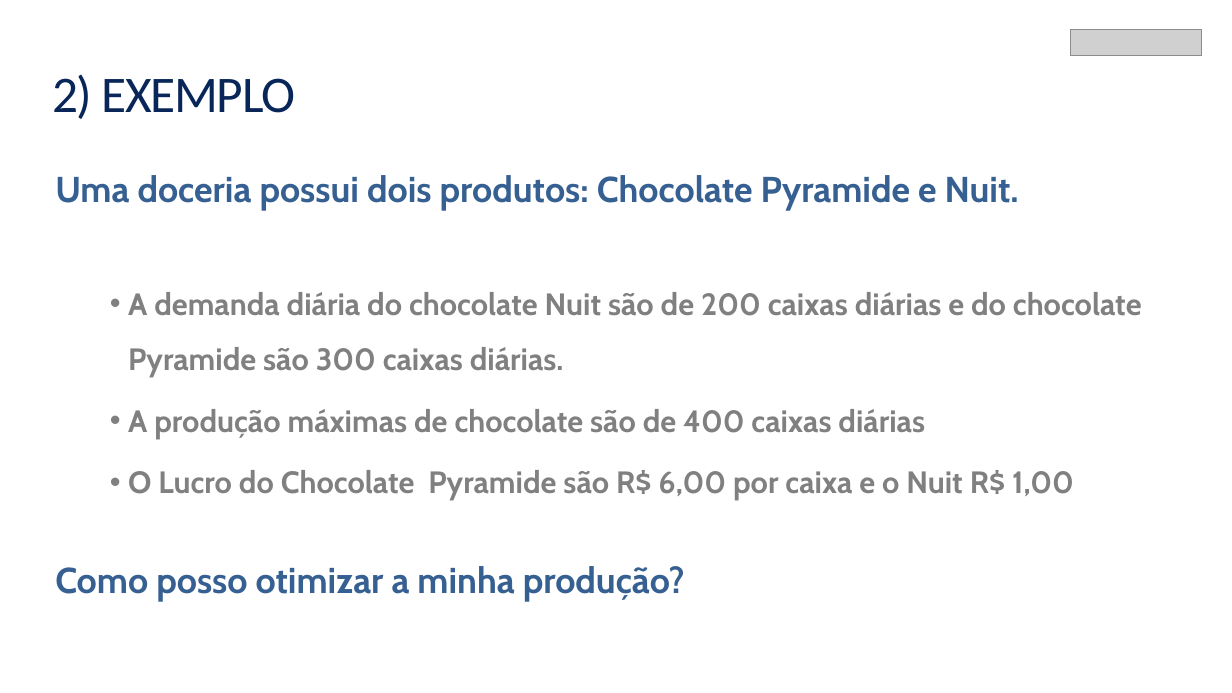
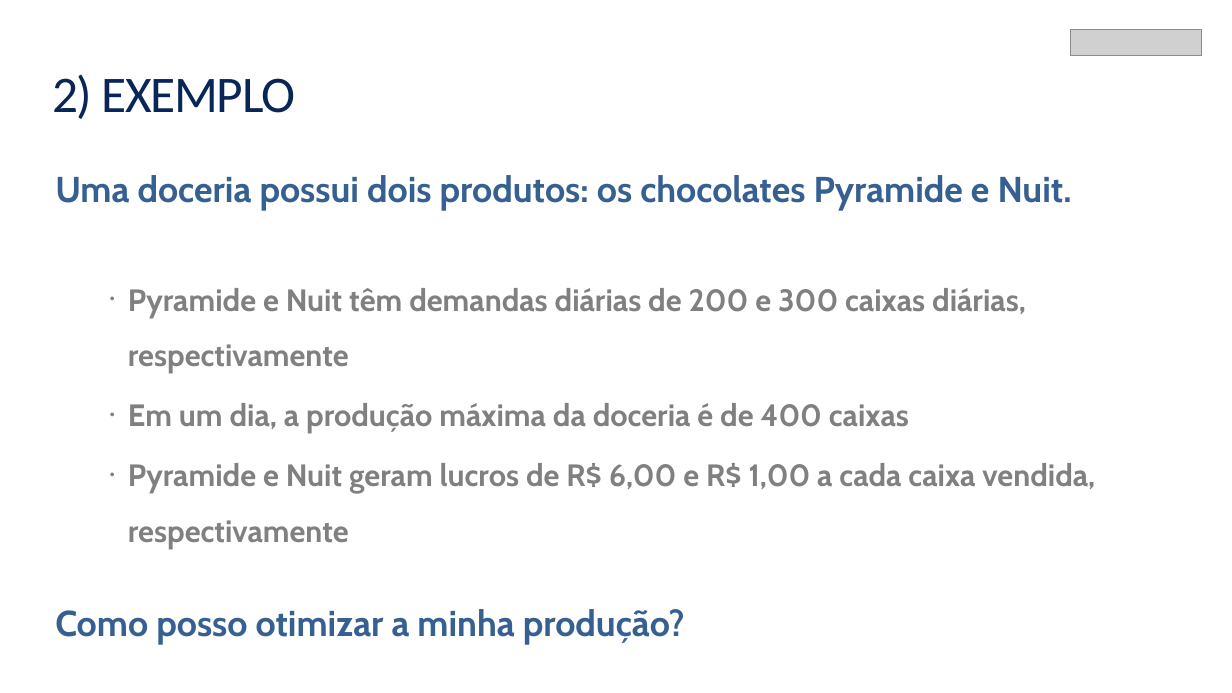
Before and after one commit to sergiosilvar/simplex_prog_linear, a slide deck: slide 6 of APRESENTAÇÃO SIMPLEX.pptx. Drawn at 1232x693 pixels with LibreOffice and Linux fonts; fonts in the diff are those of the drawing; grey boxes stand for pictures. Boxes give left, top, right and bottom in pixels: in the first picture for what was removed or moved away, otherwise in the second. Text is boxed around its words. In the diff, an @@ line names an element or a change of style, - is before the commit and + after.

```diff
--- a/APRESENTAÇÃO SIMPLEX.pptx
+++ b/APRESENTAÇÃO SIMPLEX.pptx
@@ text at <box>55,175,1095,548</box>: text changed @@
-Uma doceria possui dois produtos: Chocolate Pyramide e Nuit.
-  • A demanda diária do chocolate Nuit são de 200 caixas diárias e do chocolate Pyramide são 300 caixas diárias.
-  • A produção máximas de chocolate são de 400 caixas diárias
-  • O Lucro do Chocolate Pyramide são R$ 6,00 por caixa e o Nuit R$ 1,00
+Uma doceria possui dois produtos: os chocolates Pyramide e Nuit.
+  • Pyramide e Nuit têm demandas diárias de 200 e 300 caixas diárias, respectivamente
+  • Em um dia, a produção máxima da doceria é de 400 caixas
+  • Pyramide e Nuit geram lucros de R$ 6,00 e R$ 1,00 a cada caixa vendida, respectivamente
@@ text at <box>55,609,514,637</box>: less space between paragraphs @@
```
Also in this commit, not shown: 13 other slides changed, 1 slide added.
